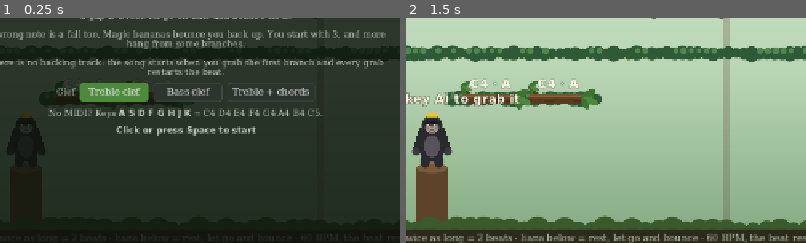
Above: before the commit, frames 1-2 (left to right).
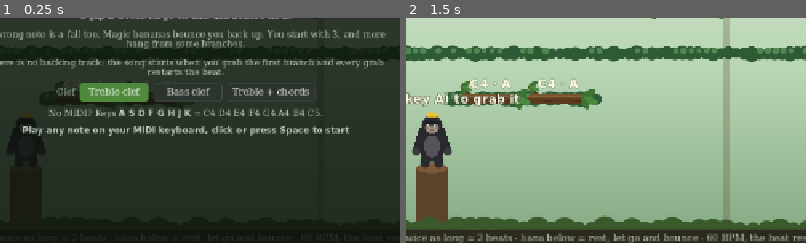
Above: after the commit, the same moments.

Repository: judokas01/midi-game-concepts
Game: Godot game, scene res://main.tscn
Same seed, same stepped clock (60 frames per second), same inputs: the game is played once before the commit and once after it.
Inputs:
- Up to frame 1 (0.25 s): no input
- Up to frame 2 (1.5 s): click "Restart" at 0.5 s; click "Restart" at 1.25 s
The pictures show only the part of the screen within x 27-77%, y 46-96%; the shares and areas given below are measured in that part.

The runs differ from the first frame. In frame 1, 1.7% of the frame differs, in the area x 5-88%, y 48-53%; in frame 2, nothing differs.

Commit message:
midi trigger

Diff:
--- a/godot-implementations/king-gong/main.tscn
+++ b/godot-implementations/king-gong/main.tscn
@@ -508,6 +508,6 @@
 layout_mode = 2
 mouse_filter = 2
 bbcode_enabled = true
-text = "[center][b]Click or press Space to start[/b][/center]"
+text = "[center][b]Play any note on your MIDI keyboard, click or press Space to start[/b][/center]"
 fit_content = true
 scroll_active = false
--- a/godot-implementations/king-gong/scripts/note_input.gd
+++ b/godot-implementations/king-gong/scripts/note_input.gd
@@ -90,6 +90,7 @@
 		if midi.message == MIDI_MESSAGE_NOTE_ON and midi.velocity > 0:
 			_set_source("MIDI")
 			note_on.emit(midi.pitch, t)
+			start_requested.emit()   # any note starts the game; after note_on, so that note grabs nothing
 		elif midi.message == MIDI_MESSAGE_NOTE_OFF or midi.message == MIDI_MESSAGE_NOTE_ON:
 			note_off.emit(midi.pitch, t)   # note-on with velocity 0 IS a note-off
 		return
Not shown, changed: godot-implementations/king-gong/README.md
